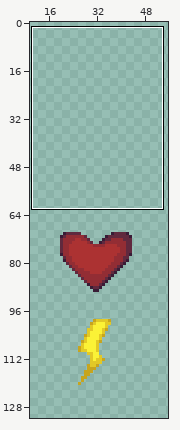
Pixel-art file -- src/concept/sprite/gui2.aseprite. The picture above shows the old version from afar; the outline marks the close-up.
Close-up. The starting point:
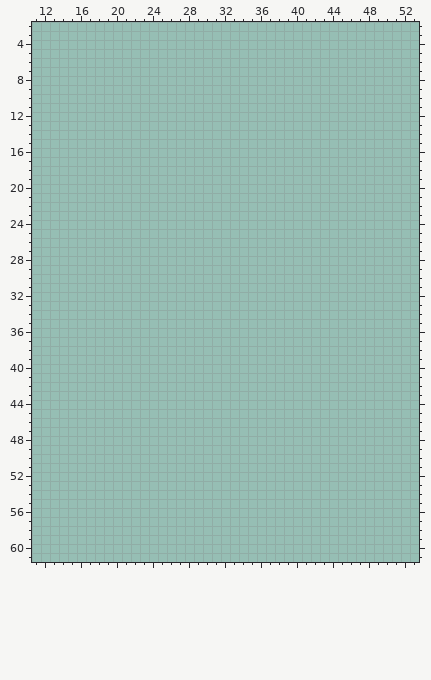
480x270 pixels, 1 frame. Colours within 5 levels of each other are drawn and written as one. Shown: x 11..53, y 2..61. The wide view leaves out empty margins. The commit also changed other parts of the picture, which this record leaves out.
After the commit:
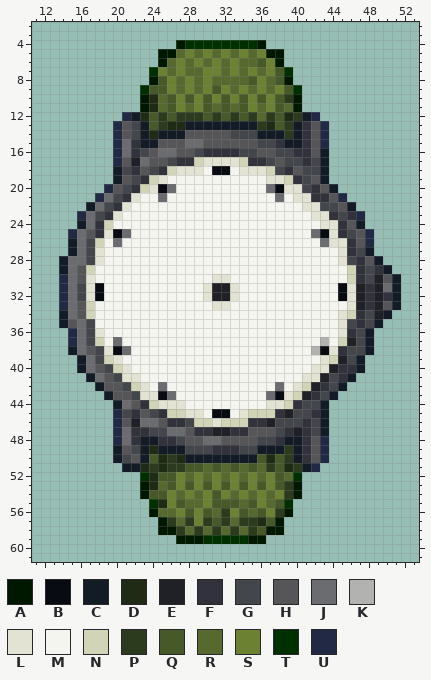
Palette (. is transparent): A #001700  B #090b13  C #131b26  D #1f2b15  E #202027  F #32323d  G #43464a  H #565659  J #6b6c6f  K #b2b3b1  L #e2e3d2  M #f5f5f0  N #d1d4b6  P #2c3b1d  Q #485929  R #586930  S #6d8133  T #003000  U #212945
Change:
layer "Layer 2 Copy" now shown
Changed rows in their new state; - is an unchanged pixel.
Layer "Layer 2 Copy":
first column x 14:
 4 -------------ATTTTTTTTA---------------
 5 -----------AARSRSRSRSRSAA-------------
 6 -----------ARSRSRSRSRRQSA-------------
 7 ----------TSRSRRSSRSRSRSQT------------
 8 ----------AQSRSRSRRRRQSRQA------------
 9 ---------TQQSRSRSQSRSRSRSQT-----------
10 ---------ADRQSQSQSQSQSQSQPA-----------
11 ---------ADRQSRSQRQRQSRSQRA-----------
12 -------UCDQPQPPPQPQPQPRPQDPCU---------
13 ------UHGCQPDDCCCCCCCCPDQPCFHU--------
14 ------UHGCDCCCHHHHHGGGCCCPCFHU--------
15 ------UJFCCHHHJJHHHHHHGGFCCFHU--------
16 ------UJFGHJJHHGFFFFGGHHGGFFHC--------
17 ------UHEJHHGFFNLLLLNFFGHGGFGC--------
18 ------CGFHGFNLLLMBBMLLLNGFHGGC--------
19 ------CHGFNLMMMMMMMMMMMLLNFGHC--------
20 -----UHGFNLBJMMMMMMMMMMJBLLGFHC-------
21 ----UJGFLMMJMMMMMMMMMMMMJMLLFFHU------
22 ---CJGFLMMMMMMMMMMMMMMMMMMMLLGGHC-----
23 --UJGFLMMMMMMMMMMMMMMMMMMMMMLLFGFU----
24 --CJFNMMMMMMMMMMMMMMMMMMMMMMMLLFHC----
25 -UJHFLBJMMMMMMMMMMMMMMMMMMMMJBLFGHU---
26 -CJGNMJMMMMMMMMMMMMMMMMMMMMMMJLLFHU---
27 -CJGLMMMMMMMMMMMMMMMMMMMMMMMMMMLFGC---
28 CJJGLMMMMMMMMMMMMMMMMMMMMMMMMMMLGFHC--
29 CJHNMMMMMMMMMMMMMMMMMMMMMMMMMMMMNFGFC-
30 UJHLMMMMMMMMMMMMMLLMMMMMMMMMMMMMNFGEHC
31 UJGLBMMMMMMMMMMMLEELMMMMMMMMMMMBLEFEJC
32 UJGLBMMMMMMMMMMMLEELMMMMMMMMMMMBLEFEFC
33 UJHNMMMMMMMMMMMMMLLMMMMMMMMMMMMMLEFEHC
34 CJHNMMMMMMMMMMMMMMMMMMMMMMMMMMMLNFGEC-
35 CHJGMMMMMMMMMMMMMMMMMMMMMMMMMMMLGFGC--
36 -UJGLMMMMMMMMMMMMMMMMMMMMMMMMMMLFGC---
37 -UJGNMJMMMMMMMMMMMMMMMMMMMMMMKMNEGC---
38 -CJHGLBJMMMMMMMMMMMMMMMMMMMMKBLFGGC---
39 --CJGNLMMMMMMMMMMMMMMMMMMMMMMLNEGC----
40 --CJHGNLMMMMMMMMMMMMMMMMMMMMLLEFFC----
41 ---CJHGLLMMMMMMMMMMMMMMMMMMLLEGFC-----
42 ----CHHGNLMJMMMMMMMMMMMMJMLNEFGC------
43 -----CHHGLLBJMMMMMMMMMMJBLNEFGC-------
44 ------CJHFNLLLMMMMMMMMMLLNFGGC--------
45 ------UGFHGFNNLLMBBMLNNNFEGGFC--------
46 ------UHEJJHFFGNNLNNNFFEGGGFGC--------
47 ------UJFFGGJJHFFEEFFHHHGFEFGC--------
48 ------UJFCCFFGHHJJHHHHGGFCCFHU--------
49 ------CHGCDCCCGGGFFFGGCCCPCFHU--------
50 ------CGHCQDPDCCCCCCCCQDQPCFHU--------
51 -------CCDPDPPQQRQRQRQRPQDPCU---------
52 ---------TDQQSRSRSRSRSRSQRT-----------
53 ---------ADRQSQSQSQSQSQSQPA-----------
54 ---------AQQSRSRSQSRSRSRSPA-----------
55 ----------TDSQRRSQQQRQSRQT------------
56 ----------ARRSQSQRPSQRQSPA------------
57 -----------APRPSPQPRPPDQA-------------
58 -----------AAPRPRPRPRPQAA-------------
59 -------------AAATTTTTAA---------------
Pixel boxes of the changes (left, top, right, bottom) in both close-ups:
added: (59, 40, 401, 544)
